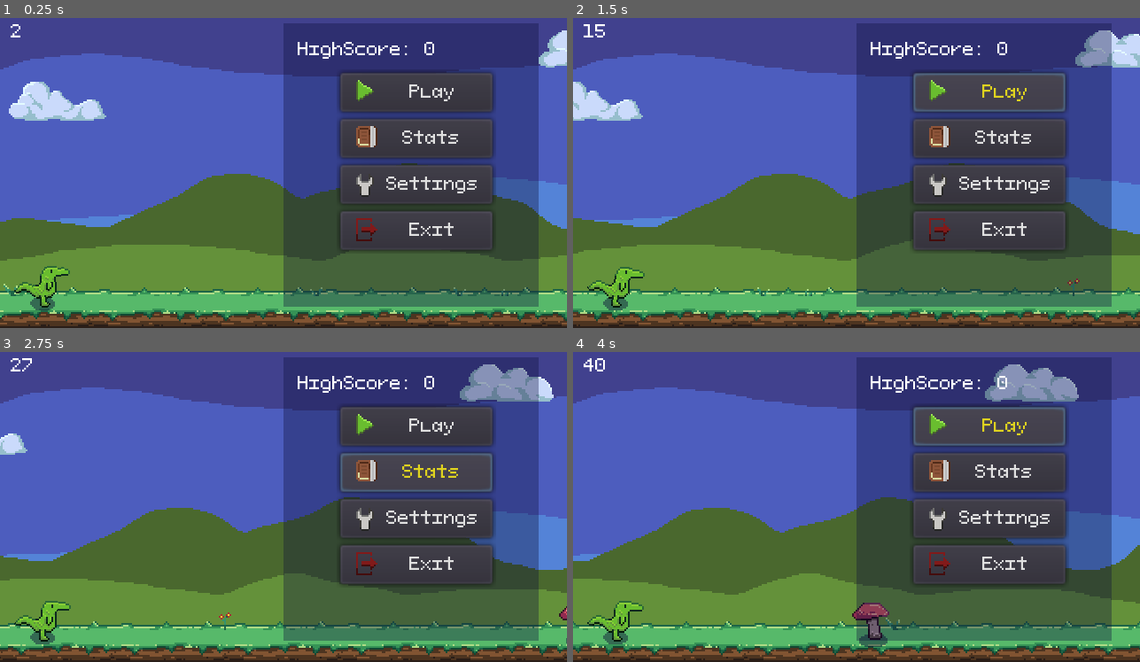
Above: before the commit, frames 1-4 (two rows, left to right).
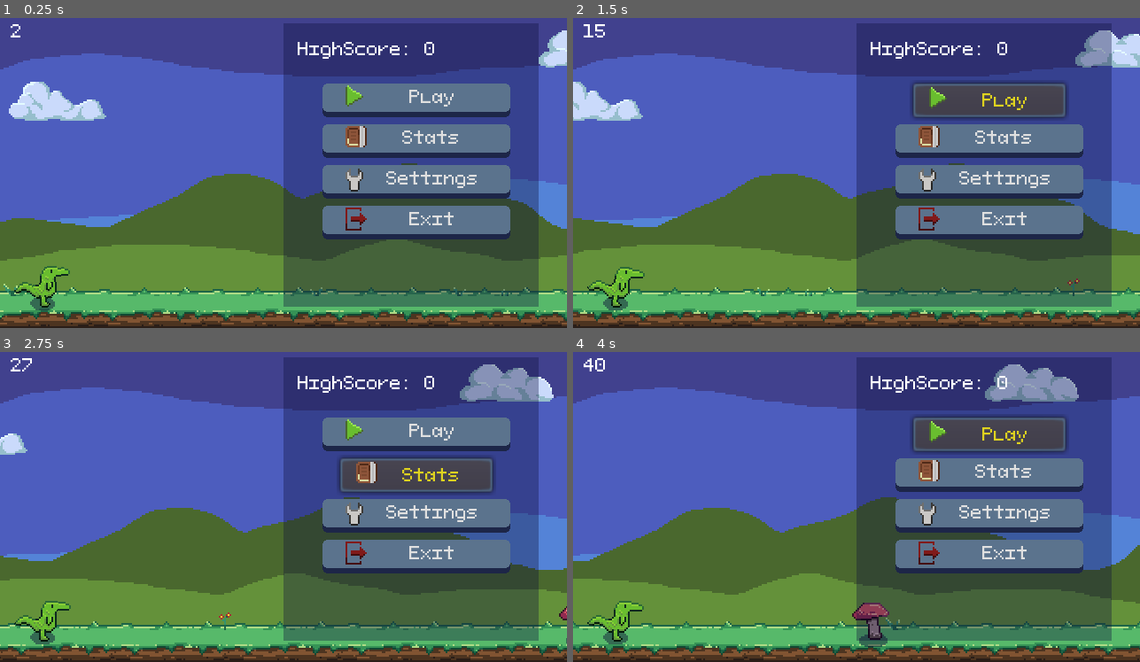
Above: after the commit, the same moments.

Repository: zMenta/DinosaurRun
Game: Godot game, scene res://main/Main.tscn
Same seed, same stepped clock (60 frames per second), same inputs: the game is played once before the commit and once after it.
Inputs:
- Up to frame 1 (0.25 s): no input
- Up to frame 2 (1.5 s): click "Play" at 0.5 s; click "Play" at 1.25 s
- Up to frame 3 (2.75 s): click "Stats" at 2 s
- Up to frame 4 (4 s): click "Stats" at 2.75 s; click "Play" at 3.5 s

The runs differ from the first frame. In frame 1, 16% of the frame differs, in the area x 56-90%, y 17-76%; in frame 2, 14%; in frame 3, 13%; in frame 4, 14%.

Commit message:
button theme normal style

Diff:
--- a/DinosaurRun/common/theme/main_theme.tres
+++ b/DinosaurRun/common/theme/main_theme.tres
@@ -1,4 +1,18 @@
-[gd_resource type="Theme" format=2]
+[gd_resource type="Theme" load_steps=2 format=2]
+
+[sub_resource type="StyleBoxFlat" id=1]
+bg_color = Color( 0.360784, 0.454902, 0.556863, 1 )
+border_width_bottom = 3
+border_color = Color( 0.117647, 0.152941, 0.286275, 1 )
+corner_radius_top_left = 3
+corner_radius_top_right = 3
+corner_radius_bottom_right = 3
+corner_radius_bottom_left = 3
+expand_margin_left = 10.0
+expand_margin_right = 10.0
+anti_aliasing = false
+anti_aliasing_size = 0.01
 
 [resource]
 Button/colors/font_color_hover = Color( 0.878431, 0.831373, 0.12549, 1 )
+Button/styles/normal = SubResource( 1 )
--- a/DinosaurRun/scenes/interface/menu/menu.tscn
+++ b/DinosaurRun/scenes/interface/menu/menu.tscn
@@ -48,15 +48,15 @@
 alignment = 1
 
 [node name="ButtonPlay" type="Button" parent="ColorRect/VBoxContainer"]
-margin_top = 20.0
+margin_top = 26.0
 margin_right = 86.0
-margin_bottom = 42.0
+margin_bottom = 45.0
 theme = ExtResource( 1 )
 text = "Play"
 icon = SubResource( 1 )
 
 [node name="ButtonStats" type="Button" parent="ColorRect/VBoxContainer"]
-margin_top = 46.0
+margin_top = 49.0
 margin_right = 86.0
 margin_bottom = 68.0
 theme = ExtResource( 1 )
@@ -66,15 +66,15 @@
 [node name="ButtonSettings" type="Button" parent="ColorRect/VBoxContainer"]
 margin_top = 72.0
 margin_right = 86.0
-margin_bottom = 94.0
+margin_bottom = 91.0
 theme = ExtResource( 1 )
 text = "Settings"
 icon = SubResource( 2 )
 
 [node name="ButtonExit" type="Button" parent="ColorRect/VBoxContainer"]
-margin_top = 98.0
+margin_top = 95.0
 margin_right = 86.0
-margin_bottom = 120.0
+margin_bottom = 114.0
 theme = ExtResource( 1 )
 text = "Exit"
 icon = SubResource( 4 )
